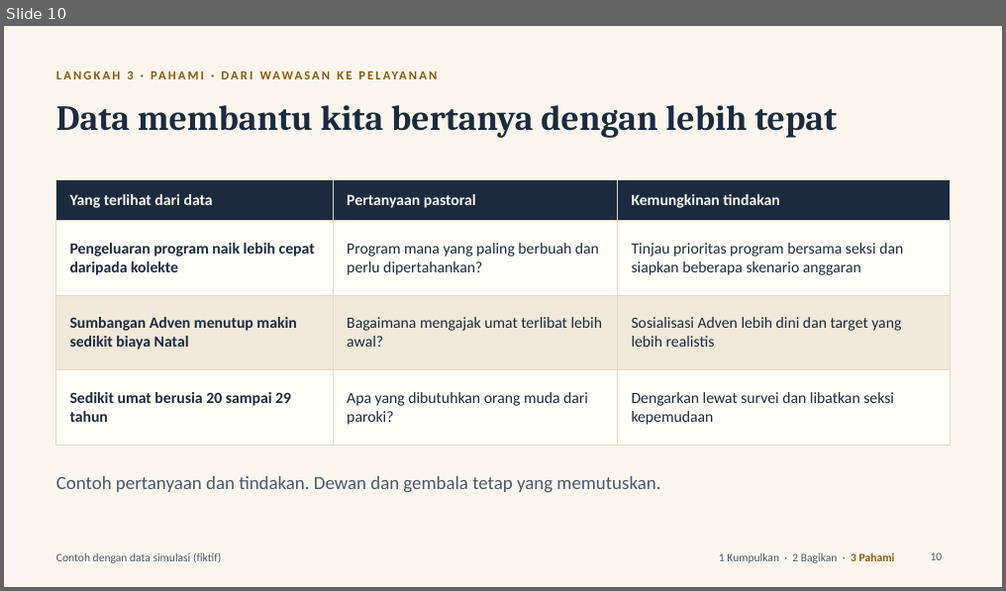
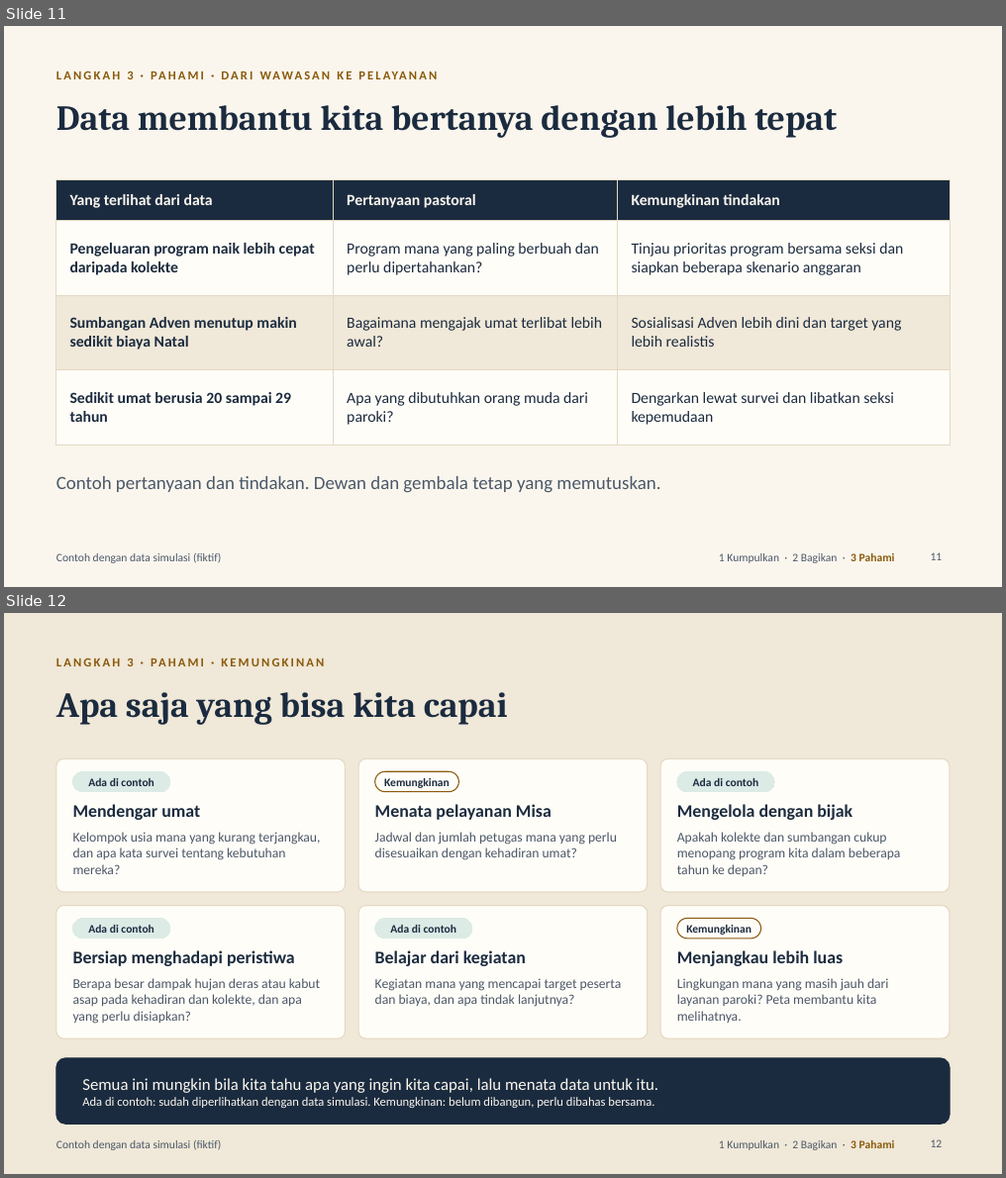
Before and after one commit to mizuruka92/church-activties, a slide deck: docs/presentation/pusat_informasi_paroki_dewan.pptx. Shown one above the other, each under a label of ours: slide 10 before the commit, slides 11 and 12 after it. The pictures are 1006x591 and 1006x1178 pixels, drawn with LibreOffice and Linux fonts; fonts in the diff are those of the drawing. Boxes give left, top, right and bottom in pixels: in the first picture for what was removed or moved away, otherwise in the second. Text is boxed around its words. In the diff, an @@ line names an element or a change of style, - is before the commit and + after.

```diff
--- a/docs/presentation/pusat_informasi_paroki_dewan.pptx
+++ b/docs/presentation/pusat_informasi_paroki_dewan.pptx
@@ slide 12 added at box(4, 613, 1002, 1174), background #F0E8D8; not listed: 1 template element that a slide beside it also shows @@
@@ text added at box(127, 658, 133, 666), 12 pt, text #8A5A0B, bold @@
+LANGKAH 3 · PAHAMI · KEMUNGKINAN
@@ title added at box(56, 692, 508, 725), 34 pt, text #1B2B3F, bold @@
+Apa saja yang bisa kita capai
@@ rounded rectangle added at box(56, 759, 346, 892), fill #FFFDF8, outline #E4D9C2 1 pt @@
@@ rounded rectangle added at box(358, 759, 648, 892), fill #FFFDF8, outline #E4D9C2 1 pt @@
@@ rounded rectangle added at box(660, 759, 949, 892), fill #FFFDF8, outline #E4D9C2 1 pt @@
@@ rounded rectangle added at box(73, 771, 170, 792), fill #DCEBE6, outline #DCEBE6 0.75 pt, 11 pt, text #1B2B3F, bold @@
+Ada di contoh
@@ rounded rectangle added at box(375, 771, 459, 792), outline #8A5A0B 1 pt, 11 pt, text #1B2B3F, bold @@
+Kemungkinan
@@ rounded rectangle added at box(677, 771, 774, 792), fill #DCEBE6, outline #DCEBE6 0.75 pt, 11 pt, text #1B2B3F, bold @@
+Ada di contoh
@@ text added at box(73, 804, 200, 820), 17 pt, text #1B2B3F, bold @@
+Mendengar umat
@@ text added at box(375, 804, 551, 820), 17 pt, text #1B2B3F, bold @@
+Menata pelayanan Misa
@@ text added at box(677, 804, 852, 820), 17 pt, text #1B2B3F, bold @@
+Mengelola dengan bijak
@@ text added at box(73, 832, 320, 874), 13 pt, text #4B5868 @@
+Kelompok usia mana yang kurang terjangkau, dan apa kata survei tentang kebutuhan mereka?
@@ text added at box(375, 832, 617, 861), 13 pt, text #4B5868 @@
+Jadwal dan jumlah petugas mana yang perlu disesuaikan dengan kehadiran umat?
@@ text added at box(677, 832, 901, 876), 13 pt, text #4B5868 @@
+Apakah kolekte dan sumbangan cukup menopang program kita dalam beberapa tahun ke depan?
@@ rounded rectangle added at box(56, 906, 346, 1039), fill #FFFDF8, outline #E4D9C2 1 pt @@
@@ rounded rectangle added at box(358, 906, 648, 1039), fill #FFFDF8, outline #E4D9C2 1 pt @@
@@ rounded rectangle added at box(660, 906, 949, 1039), fill #FFFDF8, outline #E4D9C2 1 pt @@
@@ rounded rectangle added at box(73, 919, 170, 939), fill #DCEBE6, outline #DCEBE6 0.75 pt, 11 pt, text #1B2B3F, bold @@
+Ada di contoh
@@ rounded rectangle added at box(375, 919, 472, 939), fill #DCEBE6, outline #DCEBE6 0.75 pt, 11 pt, text #1B2B3F, bold @@
+Ada di contoh
@@ rounded rectangle added at box(677, 919, 761, 939), outline #8A5A0B 1 pt, 11 pt, text #1B2B3F, bold @@
+Kemungkinan
@@ text added at box(73, 951, 295, 966), 17 pt, text #1B2B3F, bold @@
+Bersiap menghadapi peristiwa
@@ text added at box(375, 951, 526, 966), 17 pt, text #1B2B3F, bold @@
+Belajar dari kegiatan
@@ text added at box(677, 951, 843, 966), 17 pt, text #1B2B3F, bold @@
+Menjangkau lebih luas
@@ text added at box(73, 978, 320, 1024), 13 pt, text #4B5868 @@
+Berapa besar dampak hujan deras atau kabut asap pada kehadiran dan kolekte, dan apa yang perlu disiapkan?
@@ text added at box(375, 978, 622, 1007), 13 pt, text #4B5868 @@
+Kegiatan mana yang mencapai target peserta dan biaya, dan apa tindak lanjutnya?
@@ text added at box(677, 978, 889, 1023), 13 pt, text #4B5868 @@
+Lingkungan mana yang masih jauh dari layanan paroki? Peta membantu kita melihatnya.
@@ rounded rectangle added at box(56, 1059, 949, 1124), fill #1B2B3F, outline #1B2B3F 1 pt @@
@@ text added at box(82, 1078, 658, 1108), 12 pt, text #FAF6EE @@
+Semua ini mungkin bila kita tahu apa yang ingin kita capai, lalu menata data untuk itu.
+Ada di contoh: sudah diperlihatkan dengan data simulasi. Kemungkinan: belum dibangun, perlu dibahas bersama.
@@ text added at box(719, 1141, 895, 1151), 11 pt, text #4B5868 @@
+1 Kumpulkan · 2 Bagikan · 3 Pahami
@@ page number added at box(931, 1140, 943, 1148), 11 pt, text #4B5868 @@
+12
@@ what was slide 10 is now slide 11 @@
@@ page number at box(931, 553, 943, 561): text changed @@
-10
+11
```
Also in this commit, not shown: 6 slides changed, 1 other slide added, 2 other files.
